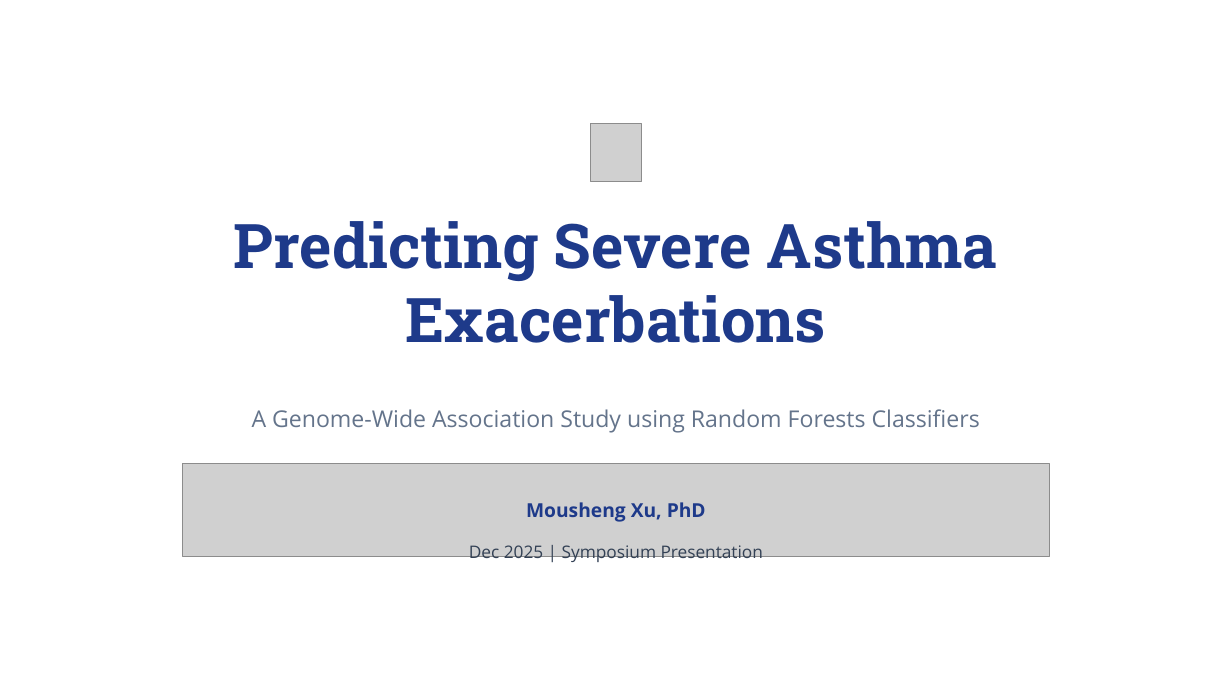
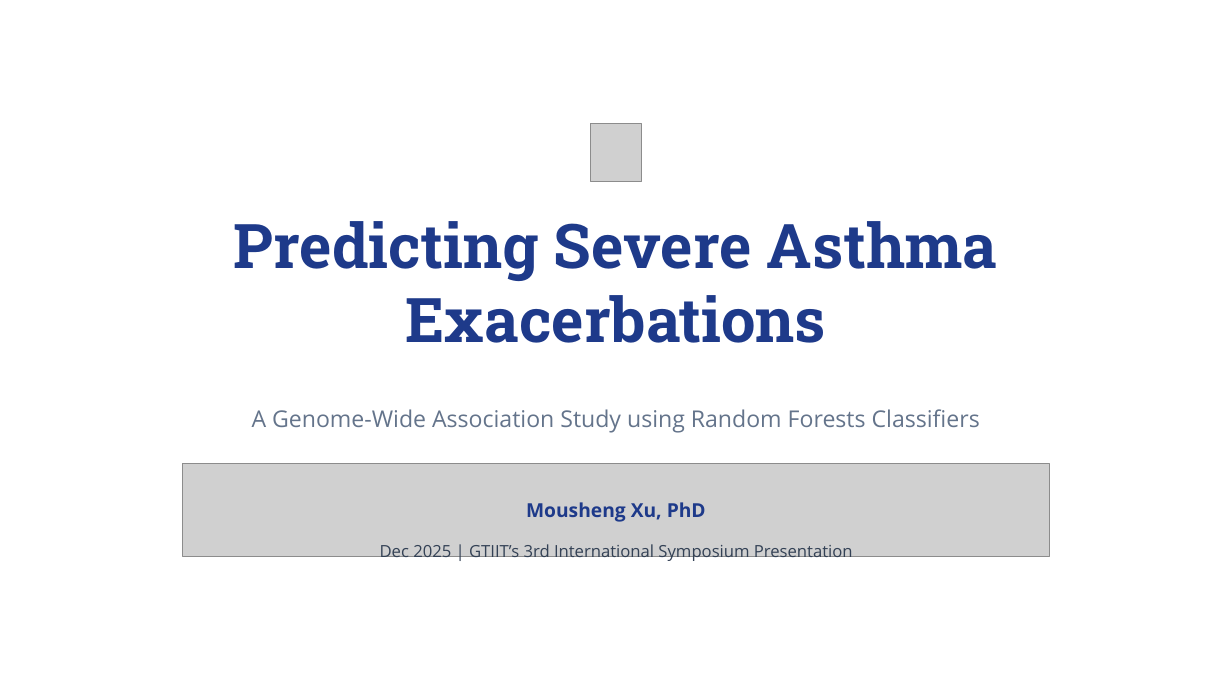
Before and after one commit to mocksu/resume, a slide deck: slide 1 of Predicting Asthma Exacerbations with ML.pptx. Drawn at 1232x693 pixels with LibreOffice and Linux fonts; fonts in the diff are those of the drawing; grey boxes stand for pictures; background and template pictures are left out. Boxes give left, top, right and bottom in pixels: in the first picture for what was removed or moved away, otherwise in the second. Text is boxed around its words. In the diff, an @@ line names an element or a change of style, - is before the commit and + after.

```diff
--- a/Predicting Asthma Exacerbations with ML.pptx
+++ b/Predicting Asthma Exacerbations with ML.pptx
@@ text at <box>380,544,853,563</box>: text changed; size 13.5 to 13 pt @@
-Dec 2025 | Symposium Presentation
+Dec 2025 | GTIIT’s 3rd International Symposium Presentation
```
Also in this commit, not shown: 10 other slides changed, 2 slides added, 1 slide removed, 5 other files.
